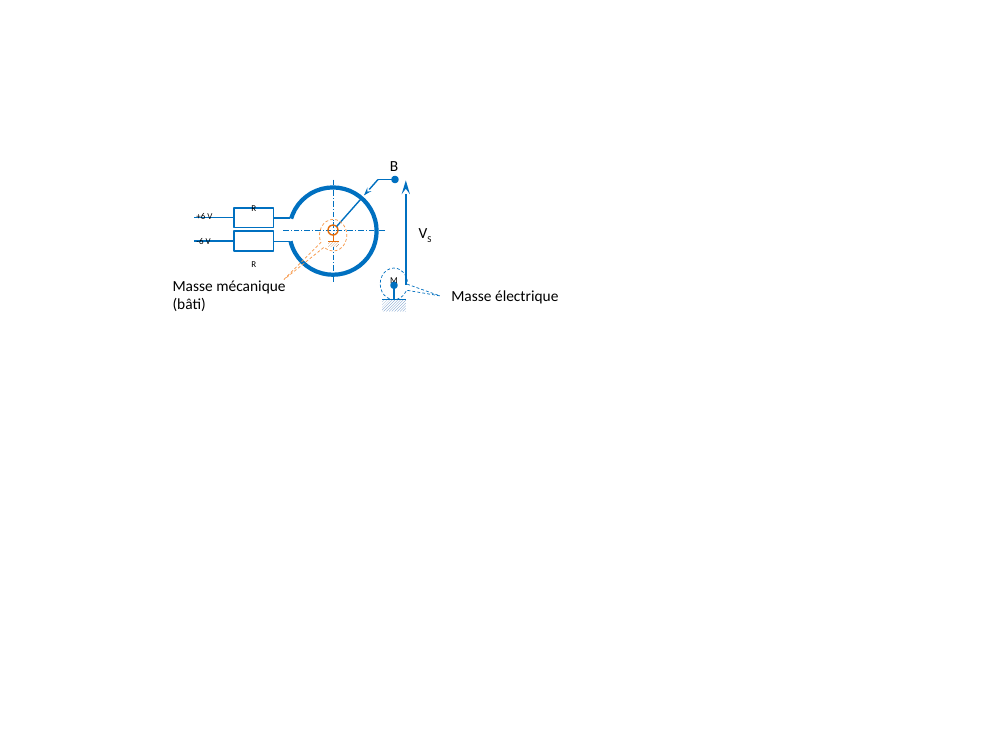
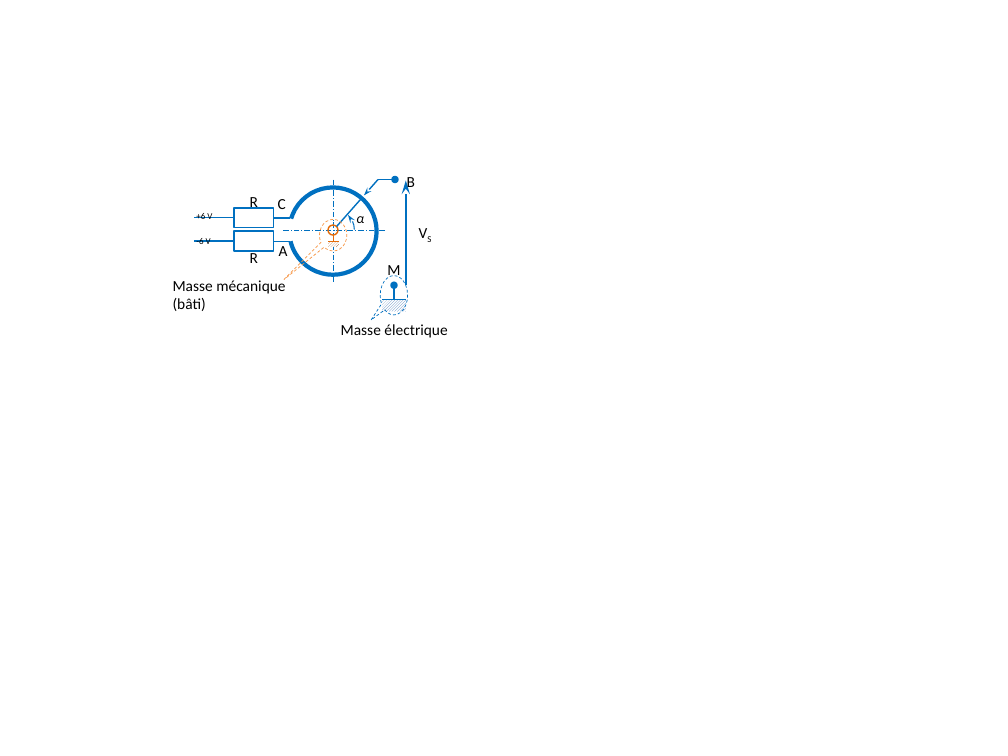
Before and after one commit to xpessoles/04_Etude_Systemes_Electriques_Analyser_Modeliser_Resoudre_Realiser, a slide deck: slide 2 of 01_DipolesSources/TD_01_Girouette/images/Figures.pptx. Drawn at 1008x756 pixels with LibreOffice and Linux fonts; fonts in the diff are those of the drawing. Boxes give left, top, right and bottom in pixels: in the first picture for what was removed or moved away, otherwise in the second. Text is boxed around its words. In the diff, an @@ line names an element or a change of style, - is before the commit and + after.

```diff
--- a/01_DipolesSources/TD_01_Girouette/images/Figures.pptx
+++ b/01_DipolesSources/TD_01_Girouette/images/Figures.pptx
@@ text "B" rewrapped from (390, 161, 398, 171) to (407, 177, 415, 192) @@
@@ text added at (278, 199, 286, 209), 11 pt, text #000000 @@
+C
@@ arc (boxed as its full ellipse) added at (312, 209, 355, 251), outline #0070C0 0.75 pt @@
@@ text added at (356, 216, 364, 223), 10 pt, text #000000, italic @@
+α
@@ text added at (279, 246, 288, 256), 11 pt, text #000000 @@
+A
@@ now on the baseline in 3 elements at (250, 197, 258, 209), (250, 250, 258, 263), (387, 265, 400, 279) @@
@@ speech bubble: place and size @@
-speech bubble at (380, 268, 407, 299)
+speech bubble at (380, 275, 407, 314)
@@ speech bubble at (380, 275, 407, 314): proportions changed @@
@@ text "Masse électrique": place and size @@
-text "Masse électrique" at (451, 290, 558, 304)
+text "Masse électrique" at (341, 324, 447, 338)
```
Also in this commit, not shown: 8 other files.
